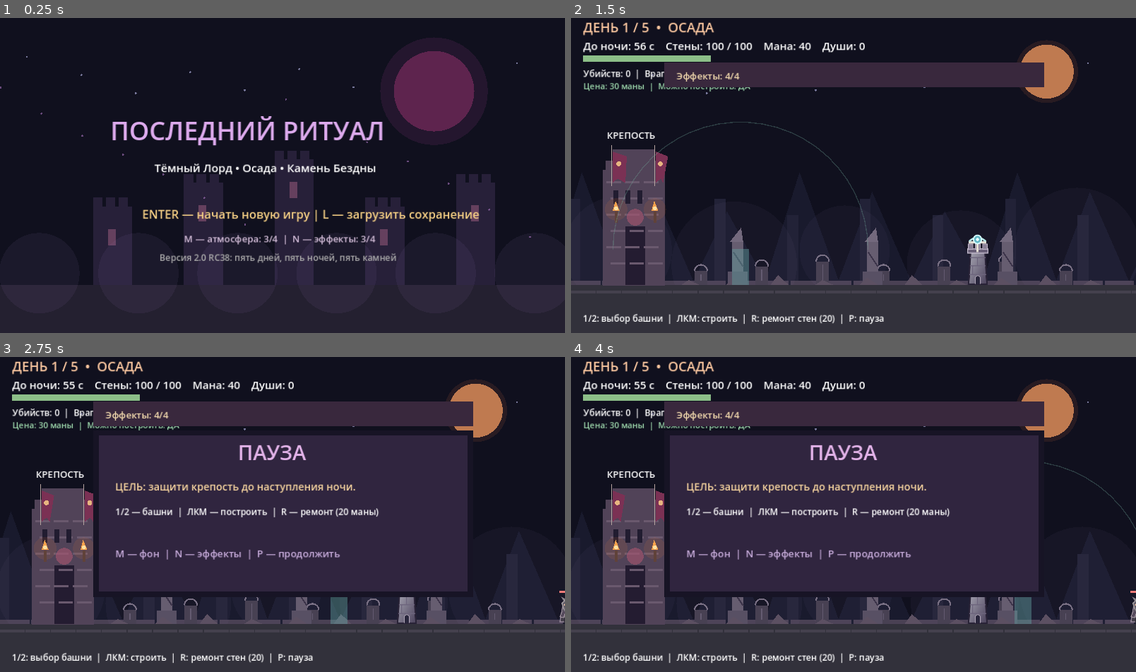
Above: before the commit, frames 1-4 (two rows, left to right).
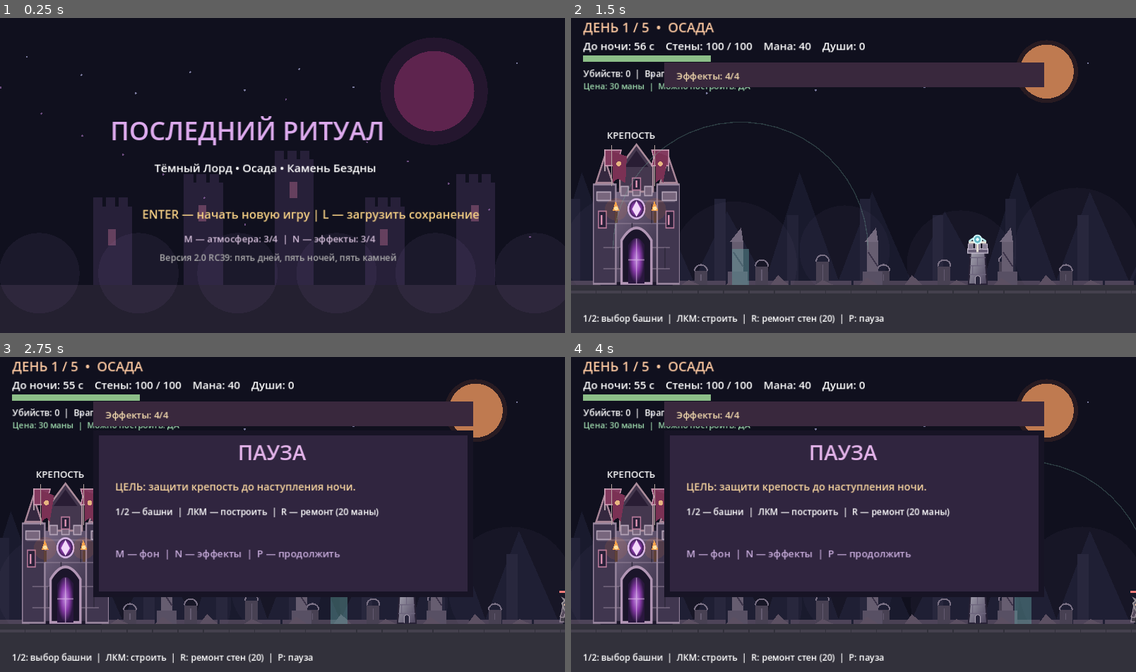
Above: after the commit, the same moments.

Repository: DoctorStrangeSH/Last-Ritual
Game: Godot game, scene res://scenes/main.tscn
Same seed, same stepped clock (60 frames per second), same inputs: the game is played once before the commit and once after it.
Inputs (mouse positions are in pixels of both pictures, inside the frame that each line leads up to):
- Up to frame 1 (0.25 s): no input
- Up to frame 2 (1.5 s): tap Enter (ui_accept) at 0.5, 0.77 s; move the mouse to (977, 159) at 0.52 s; hold Right (ui_right) 0.53-1.28 s; tap M at 0.6 s; click (977, 159) at 0.67 s; move the mouse to (740, 191) at 1.27 s; hold Left (ui_left) from 1.28 s (still down); tap N at 1.35 s
- Up to frame 3 (2.75 s): tap Enter (ui_accept) at 1.52 s; move the mouse to (339, 442) at 2.02 s; release Left (ui_left) at 2.03 s; hold Right (ui_right) from 2.03 s (still down); tap P at 2.1 s
- Up to frame 4 (4 s): tap Enter (ui_accept) at 2.75, 3.02, 3.5, 3.77 s; move the mouse to (825, 577) at 2.77 s; release Right (ui_right) at 2.78 s; hold W 2.78-3.53 s; tap L at 2.85 s; click (825, 577) at 2.92 s; move the mouse to (1023, 561) at 3.52 s; hold Left (ui_left) from 3.53 s (still down); tap Keypad Enter at 3.6 s

The runs differ from the first frame. In frame 1, less than 0.1% of the frame differs, in the area x 39-41%, y 75-78%; in frame 2, 4.0%, in the area x 3-20%, y 39-85%; in frame 3, 3.2%; in frame 4, 3.2%.

Commit message:
art: render gothic fortress SVG during siege

Diff:
--- a/scripts/main.gd
+++ b/scripts/main.gd
@@ -1,5 +1,5 @@
 extends Node2D
-## Last Ritual v2.0-rc38: gothic tower sprites, Godot 4.2+
+## Last Ritual v2.0-rc39: gothic fortress sprite, Godot 4.2+
 const W := 1152.0
 const H := 648.0
 const FLOOR := 550.0
@@ -895,7 +895,7 @@
         label("Тёмный Лорд • Осада • Камень Бездны", 315, 320, 23)
         label("ENTER — начать новую игру | L — загрузить сохранение", 290, 415, 24, Color("f5cf84"))
         label("M — атмосфера: %d/4  |  N — эффекты: %d/4" % [music_volume, effects_volume], 375, 463, 19, Color("d5bfda"))
-        label("Версия 2.0 RC38: пять дней, пять ночей, пять камней", 325, 501, 18, Color("aaaaaa"))
+        label("Версия 2.0 RC39: пять дней, пять ночей, пять камней", 325, 501, 18, Color("aaaaaa"))
         return
     if phase == "win" or phase == "lose":
         if phase == "win":
@@ -961,17 +961,7 @@
             for debris in range(10):
                 var dx: float = 240.0 + float(debris) * 91.0
                 draw_colored_polygon(PackedVector2Array([Vector2(dx - 15.0, FLOOR), Vector2(dx, FLOOR - 10.0 - float(debris % 3) * 5.0), Vector2(dx + 22.0, FLOOR)]), Color("5c5062"))
-            box(Rect2(65, 315, 127, 236), Color("514358"))
-            box(Rect2(85, 274, 86, 58), Color("514358"))
-            for i in range(3):
-                box(Rect2(70 + i * 44, 297, 25, 24), Color("514358"))
-            box(Rect2(111, 430, 40, 120), Color("241c31"))
-            for row in range(6):
-                for col in range(3):
-                    box(Rect2(72 + col * 38 + (row % 2) * 9, 339 + row * 33, 30, 4), Color("6a596e"))
-            for j in range(3):
-                box(Rect2(86 + j * 25, 357, 10, 28), Color("211c30"))
-            draw_circle(Vector2(131, 412), 17, Color("aa5570", 0.6))
+            draw_texture_rect(preload("res://assets/buildings/dark_fortress.svg"), Rect2(45, 258, 177, 293), false)
             label("КРЕПОСТЬ", 73, 252, 19)
             if phase == "final_siege":
                 var progress: float = clampf(1.0 - final_timer / 45.0, 0.0, 1.0)
